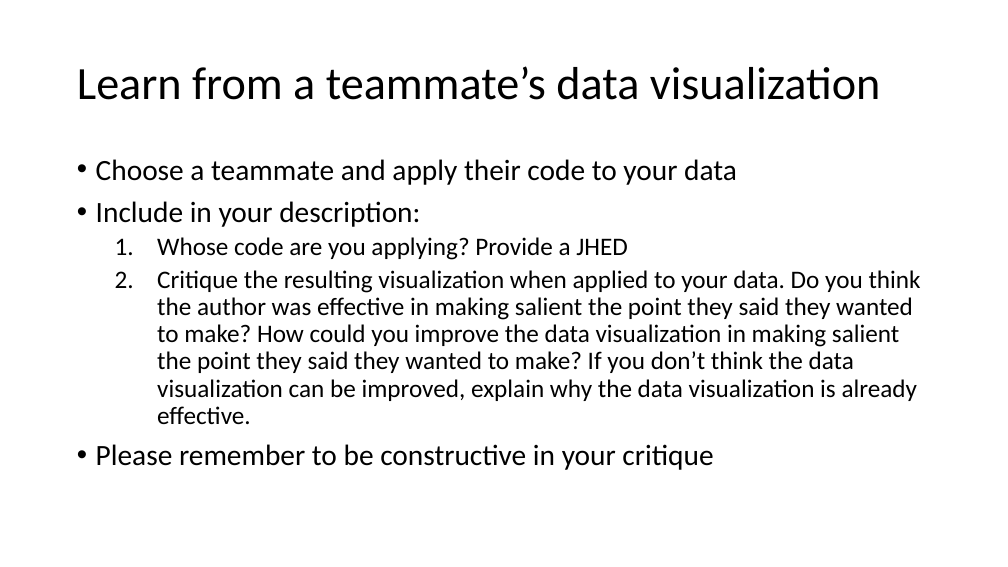
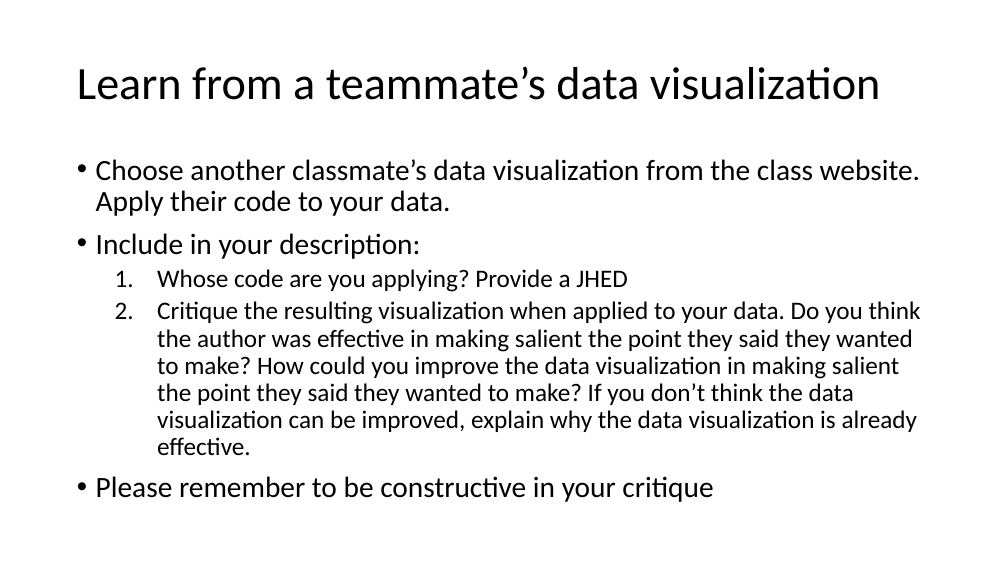
Before and after one commit to JEFworks-Lab/genomic-data-visualization-2024, a slide deck: slide 2 of resources/hw/genomic-data-visualization-HW_2.pptx. Drawn at 1008x567 pixels with LibreOffice and Linux fonts; fonts in the diff are those of the drawing. Boxes give left, top, right and bottom in pixels: in the first picture for what was removed or moved away, otherwise in the second. Text is boxed around its words. In the diff, an @@ line names an element or a change of style, - is before the commit and + after.

```diff
--- a/resources/hw/genomic-data-visualization-HW_2.pptx
+++ b/resources/hw/genomic-data-visualization-HW_2.pptx
@@ text at (96, 159, 920, 216): text changed @@
-• Choose a teammate and apply their code to your data
+• Choose another classmate’s data visualization from the class website. Apply their code to your data.
```
Also in this commit, not shown: 1 other slide changed, 3 other files.
